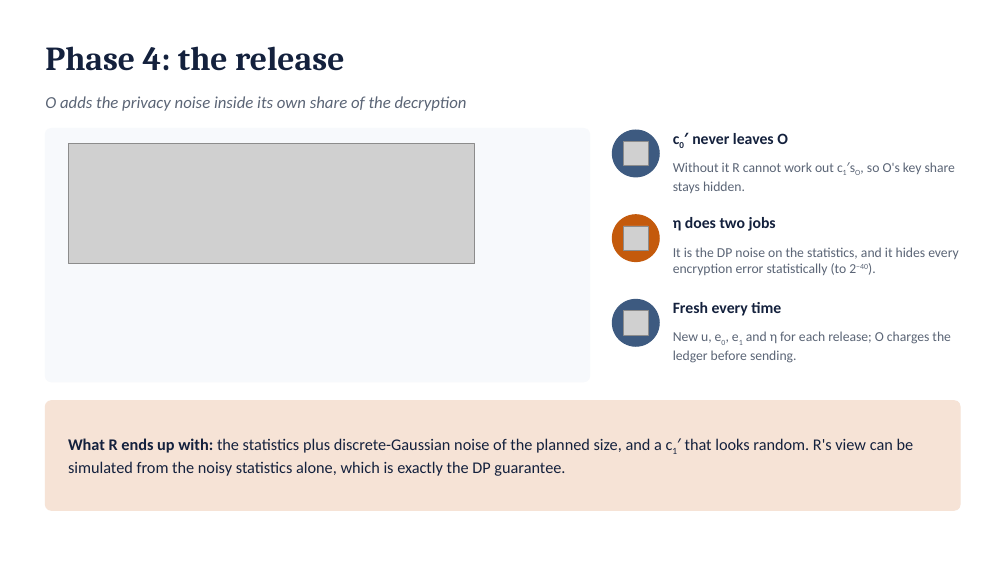
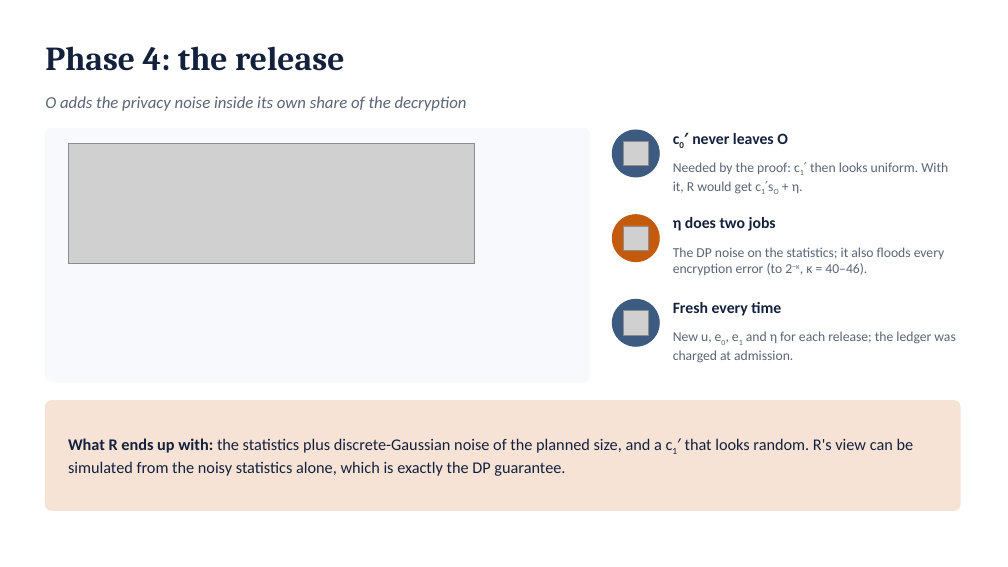
Before and after one commit to shukabh/VerticalFederatedRegression, a slide deck: slide 26 of slides/vfl_intro_deck.pptx (slide 21 before the commit). Drawn at 1008x567 pixels with LibreOffice and Linux fonts; fonts in the diff are those of the drawing; grey boxes stand for pictures. Boxes give left, top, right and bottom in pixels: in the first picture for what was removed or moved away, otherwise in the second. Text is boxed around its words. In the diff, an @@ line names an element or a change of style, - is before the commit and + after.

```diff
--- a/slides/vfl_intro_deck.pptx
+++ b/slides/vfl_intro_deck.pptx
@@ text at (673, 162, 948, 194): text changed @@
-Without it R cannot work out c1′sO, so O's key share stays hidden.
+Needed by the proof: c1′ then looks uniform. With it, R would get c1′sO + η.
@@ text at (673, 247, 944, 275): text changed @@
-It is the DP noise on the statistics, and it hides every encryption error statistically (to 2−40).
+The DP noise on the statistics; it also floods every encryption error (to 2−κ, κ = 40–46).
@@ text at (673, 331, 955, 363): text changed @@
-New u, e0, e1 and η for each release; O charges the ledger before sending.
+New u, e0, e1 and η for each release; the ledger was charged at admission.
```
Also in this commit, not shown: 24 other slides changed, 12 slides added, 5 slides removed, 1 other file.
